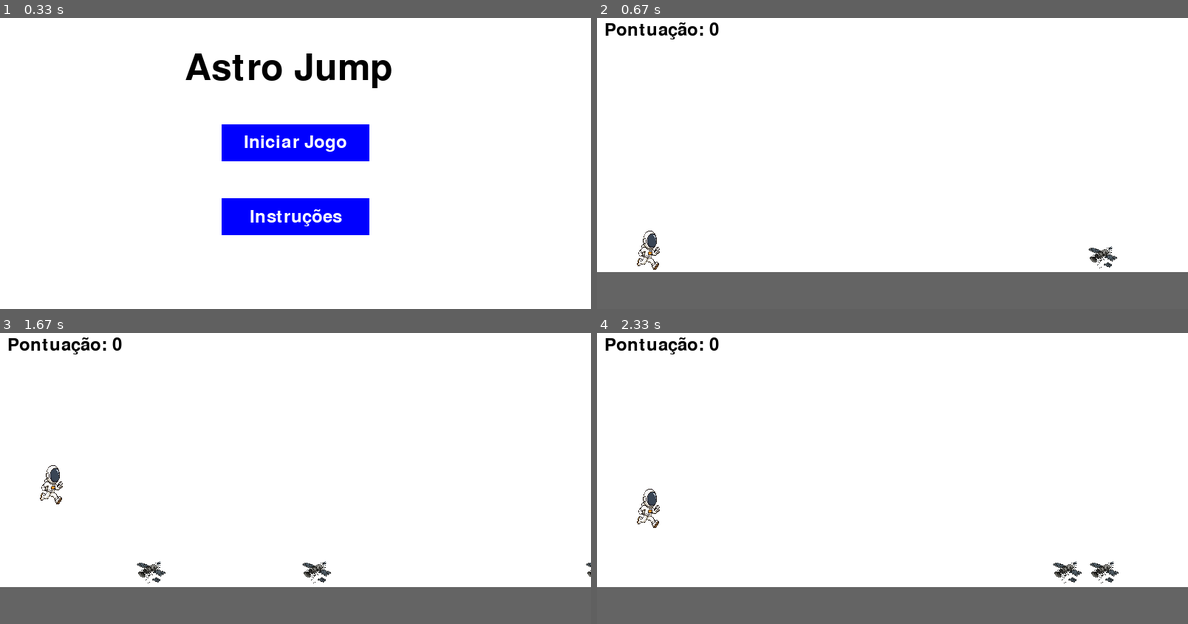
Above: before the commit, frames 1-4 (two rows, left to right).
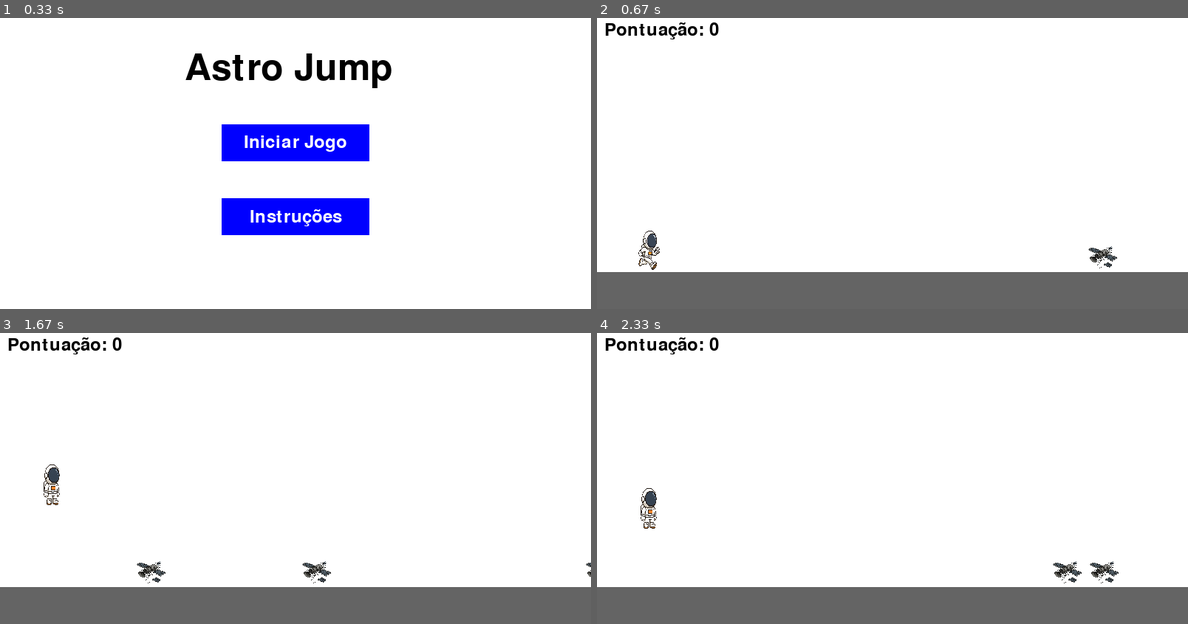
Above: after the commit, the same moments.

Repository: joaoreszecki/Pygame.2025.1
Game: pygame game, started from game.py
Two runs of this game, one before a commit and one after it. Both use one fixed random seed, a clock stepped at 60 frames per second and the inputs below.
Inputs:
- Up to frame 1 (0.33 s): no input
- Up to frame 2 (0.67 s): click "Iniciar Jogo" at 0.38 s
- Up to frame 3 (1.67 s): tap Space at 0.67, 1.07, 1.37 s
- Up to frame 4 (2.33 s): tap Space at 1.9, 2.2 s

Frame 1 is identical in both runs. In frame 2, less than 0.1% of the frame differs, in the area x 6-11%, y 82-87%; in frame 3, 0.2%, in the area x 6-11%, y 45-60%; in frame 4, 0.2%.

Commit message:
astronauta correndo!

Diff:
--- a/game.py
+++ b/game.py
@@ -58,12 +58,14 @@
         self.image_right = pygame.transform.scale(self.image_right, (self.width, self.height))
         self.image_left = pygame.image.load(os.path.join('img', 'astro_esquerda.png'))
         self.image_left = pygame.transform.scale(self.image_left, (self.width, self.height))
+        self.image_still = pygame.image.load(os.path.join('img', 'astro_parado.png'))
+        self.image_still = pygame.transform.scale(self.image_still, (self.width, self.height))
 
         # Variáveis para animação
         self.current_image = self.image_right
         self.animation_timer = 0
-        self.animation_speed = 0.2  # Velocidade da animação
-        self.is_right = True
+        self.animation_speed = 0.05  # Velocidade da animação mais suave
+        self.animation_state = 0  # 0: direita, 1: parado, 2: esquerda, 3: parado
 
     def jump(self):
         if not self.jumping:
@@ -84,8 +86,15 @@
         self.animation_timer += self.animation_speed
         if self.animation_timer >= 1:
             self.animation_timer = 0
-            self.is_right = not self.is_right
-            self.current_image = self.image_right if self.is_right else self.image_left
+            self.animation_state = (self.animation_state + 1) % 4
+            if self.animation_state == 0:
+                self.current_image = self.image_right
+            elif self.animation_state == 1:
+                self.current_image = self.image_still
+            elif self.animation_state == 2:
+                self.current_image = self.image_left
+            else:
+                self.current_image = self.image_still
 
     def draw(self):
         screen.blit(self.current_image, (self.x, self.y))
